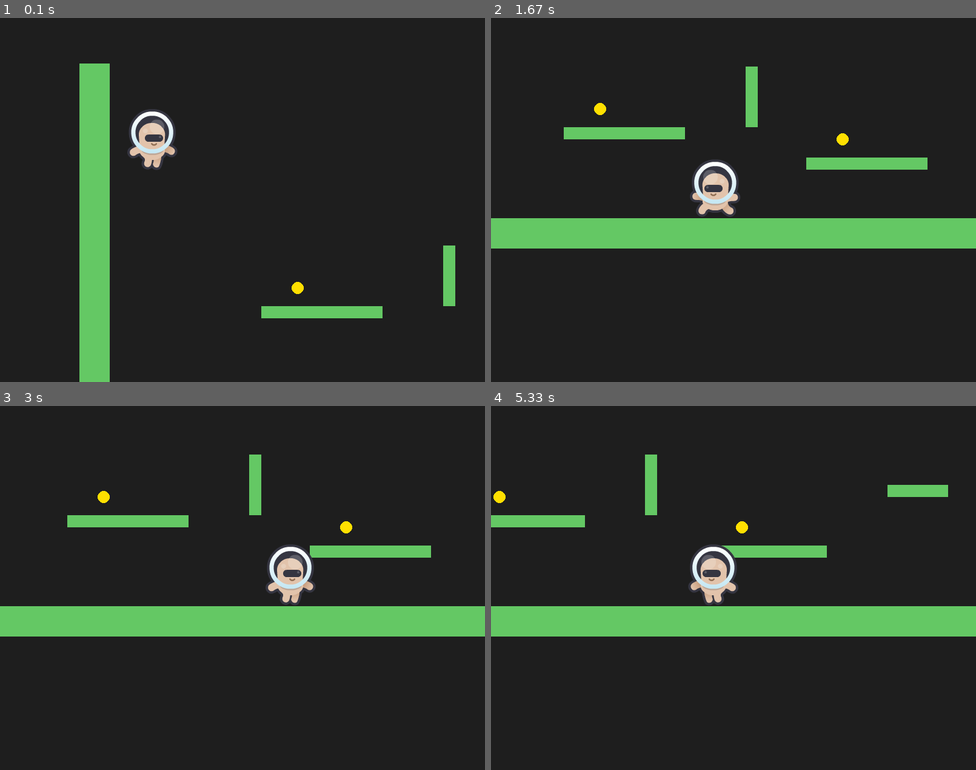
Above: before the commit, frames 1-4 (two rows, left to right).
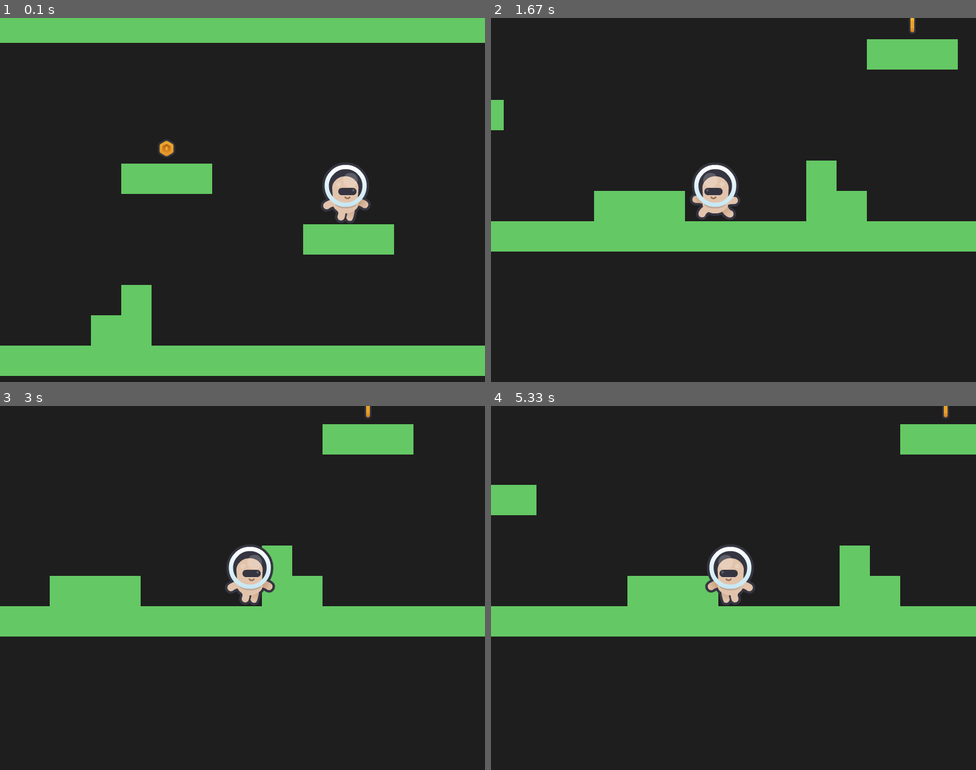
Above: after the commit, the same moments.

Repository: jason-siegelman/pygame-platformer
Game: pygame game, started from main.py
Same seed, same stepped clock (60 frames per second), same inputs: the game is played once before the commit and once after it.
Inputs:
- Up to frame 1 (0.1 s): no input
- Up to frame 2 (1.67 s): hold Right 0.33-0.8 s; hold Right 0.83-1.3 s; hold Left from 1.33 s (still down)
- Up to frame 3 (3 s): release Left at 1.87 s; hold Right 2.33-2.97 s
- Up to frame 4 (5.33 s): hold Left 3-3.47 s; hold Right 3.5-3.97 s; hold Right 4-4.47 s; hold Left 4.5-5.03 s

The runs differ from the first frame. In frame 1, 27% of the frame differs, in the area x 0-100%, y 0-100%; in frame 2, 8.8%; in frame 3, 8.3%; in frame 4, 8.7%.

Commit message:
Before rewriting the image loading section

Diff:
--- a/main.py
+++ b/main.py
@@ -13,34 +13,64 @@
 FRICTION = 0.9
 ACCELERATION = 1.0
 JUMP_STRENGTH = -18
-
-# --- Player Animations ---
+TILE_SIZE = 50
+
+# --- Global Variables ---
+score = 0
+game_state = 'PLAYING'
+player_rect = pygame.Rect(100, 100, 40, 60)
+x_pos = float(player_rect.x)
+y_pos = float(player_rect.y)
+x_speed = 0
+y_speed = 0
+x_accel = 0
+can_jump = False
+facing_right = True
+
+# --- Camera Variables ---
+scroll_x = 0
+scroll_y = 0
+
+# --- Animations ---
+frame_speed = 0.1
+frame_index = 0
+
+# Player Run Animation
 char_image_path = 'assets/kenney_new-platformer-pack-1.1/Sprites/Characters/Default/'
 player_run_image_a = pygame.image.load(char_image_path + 'character_beige_walk_a.png').convert_alpha()
 player_run_image_b = pygame.image.load(char_image_path + 'character_beige_walk_b.png').convert_alpha()
 run_animation = [player_run_image_b, player_run_image_a]
-frame_speed = 0.1
-frame_index = 0
+
+# Coin Image Animation
+coin_image_path = 'assets/kenney_new-platformer-pack-1.1/Sprites/Tiles/Default/coin_gold.png'
+coin_side_image_path = 'assets/kenney_new-platformer-pack-1.1/Sprites/Tiles/Default/coin_gold_side.png'
+coin_image_original = pygame.image.load(coin_image_path).convert_alpha()
+coin_side_image_original = pygame.image.load(coin_side_image_path).convert_alpha()
+coin_image = pygame.transform.smoothscale(coin_image_original, (TILE_SIZE, TILE_SIZE))
+coin_side_image = pygame.transform.smoothscale(coin_side_image_original, (TILE_SIZE, TILE_SIZE))
+coin_animation = [coin_image, coin_side_image]
 
 # --- Level Design ---
-walls = [
-    pygame.Rect(0, 550, 2400, 50),    # Huge Floor (3 screens wide)
-    pygame.Rect(0, 0, 50, 600),       # Left Wall Boundary
-    pygame.Rect(2350, 0, 50, 600),    # Far Right Wall Boundary
-
-    # Obstacle Course
-    pygame.Rect(300, 400, 200, 20),
-    pygame.Rect(600, 300, 20, 100),   # Tall wall
-    pygame.Rect(700, 450, 200, 20),
-    pygame.Rect(1000, 350, 100, 20),
-    pygame.Rect(1200, 250, 100, 20),  # High platform
-    pygame.Rect(1400, 500, 50, 50),   # Block
-    pygame.Rect(1600, 400, 200, 20),
-    pygame.Rect(1900, 300, 50, 20),
-    pygame.Rect(2000, 200, 50, 20),
-    pygame.Rect(2200, 100, 100, 20),
-
+# Each character represents a 50x50 tile
+# 16 rows x 48 columns
+level_map = [
+    "WWWWWWWWWWWWWWWWWWWWWWWWWWWWWWWWWWWWWWWWWWWWWWWW",
+    "W                                              W",
+    "W                                              W",
+    "W                                              W",
+    "W       C                    C                 W",
+    "W      WWW                  WWW                W",
+    "W             P                                W",
+    "W            WWW                               W",
+    "W                                              W",
+    "W      W            C     W          W         W",
+    "W     WW           WWW    WW        WW         W",
+    "WWWWWWWWWWWWWWWWWWWWWWWWWWWWWWWWWWWWWWWWWWWWWWWW",
 ]
+
+# Initialize Walls and Coins
+walls = []
+coins = []
 
 def reset_level():
     global score, game_state, player_rect, x_pos, y_pos, x_speed, y_speed, x_accel, can_jump, facing_right, scroll_x, scroll_y, coins
@@ -63,14 +93,28 @@
     scroll_x = 0
     scroll_y = 0
 
-    # --- Coin List ---
-    coins = [
-        pygame.Rect(350, 360, 20, 20),
-        pygame.Rect(750, 410, 20, 20),
-        pygame.Rect(1250, 210, 20, 20),
-        pygame.Rect(1650, 360, 20, 20),
-        pygame.Rect(1950, 260, 20, 20),
-    ]
+    # --- Level Setup ---
+    walls.clear()
+    coins.clear()
+
+    # Parse level map to create walls and coins
+    for row_index, row in enumerate(level_map): # Iterate through each row
+        for col_index, tile in enumerate(row): # Iterate through each character in the row
+
+            # Calculate the x, y position of the tile
+            x = col_index * TILE_SIZE
+            y = row_index * TILE_SIZE
+
+            # Create walls, coins, and set player start position
+            if tile == 'W':
+                walls.append(pygame.Rect(x, y, TILE_SIZE, TILE_SIZE))
+            elif tile == 'C':
+                coins.append(pygame.Rect(x , y , TILE_SIZE, TILE_SIZE))
+            elif tile == 'P':
+                player_rect.x = x
+                player_rect.y = y
+                x_pos = float(player_rect.x)
+                y_pos = float(player_rect.y)
 
 reset_level()
 
@@ -196,9 +240,11 @@
         screen.blit(current_image, player_draw_rect)
 
         # Draw coins relative to Camera
+        coin_image = coin_animation[int((pygame.time.get_ticks() / 300) % len(coin_animation))]
         for coin in coins:
             draw_rect = pygame.Rect(int(coin.x - scroll_x), int(coin.y - scroll_y), coin.width, coin.height)
-            pygame.draw.ellipse(screen, (255, 223, 0), draw_rect)
+            screen.blit(coin_image, draw_rect)
+            # pygame.draw.ellipse(screen, (255, 223, 0), draw_rect)
 
         pygame.display.flip()
         clock.tick(60)
